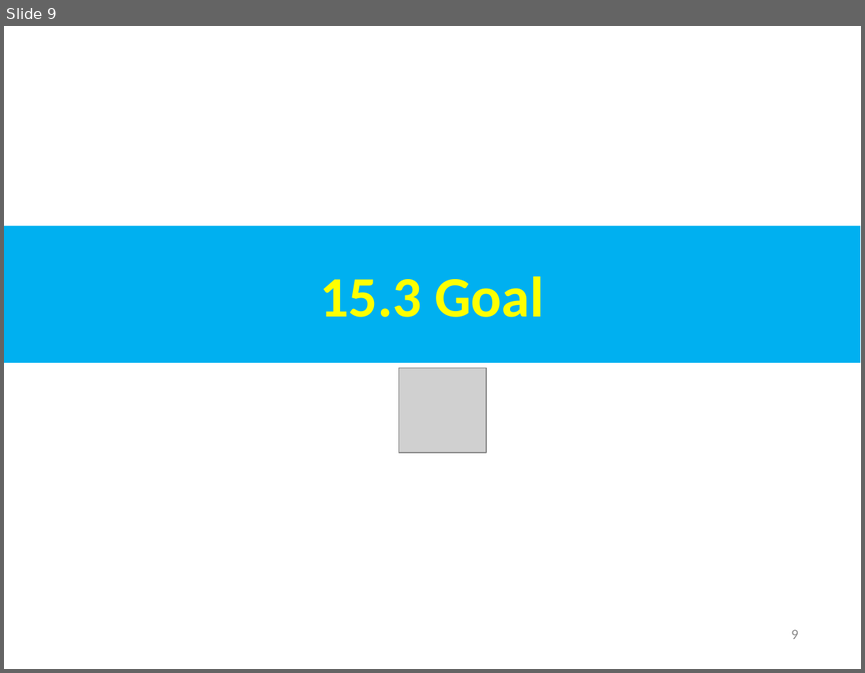
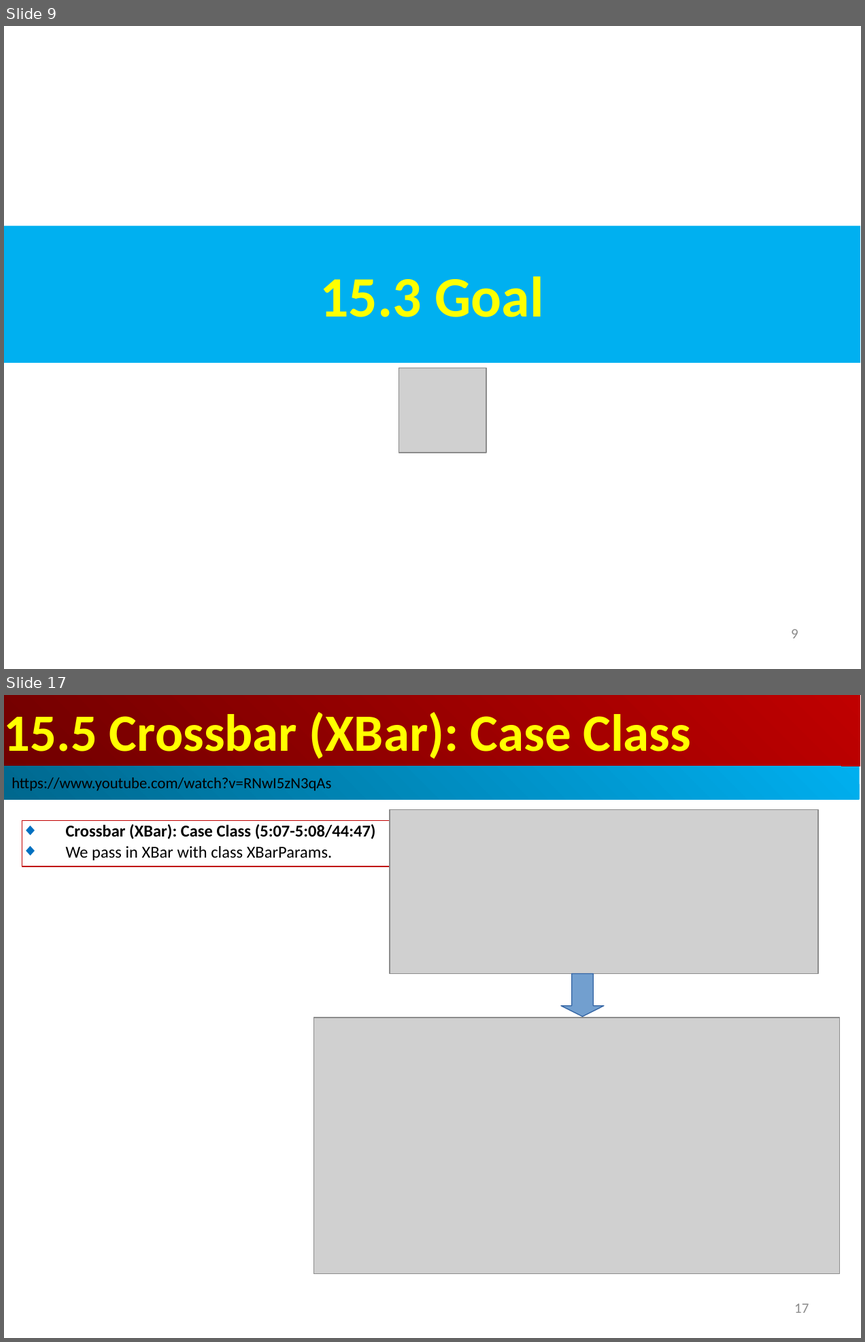
Before and after one commit to peterhchen/AIU_CS800_Chisel, a slide deck: 500_UCSC_HWD/015_Network/000_Video/015.Network.ppt. Shown one above the other, each under a label of ours: slide 9 before the commit, slides 9 and 17 after it; the slides between them are not shown. The pictures are 865x673 and 865x1342 pixels, drawn with LibreOffice and Linux fonts; fonts in the diff are those of the drawing; grey boxes stand for pictures. Boxes give left, top, right and bottom in pixels: in the first picture for what was removed or moved away, otherwise in the second. Text is boxed around its words. In the diff, an @@ line names an element or a change of style, - is before the commit and + after.

```diff
--- a/500_UCSC_HWD/015_Network/000_Video/015.Network.ppt
+++ b/500_UCSC_HWD/015_Network/000_Video/015.Network.ppt
@@ slide 17 added at (4,695,861,1338), background #FFFFFF @@
@@ rectangle added at (4,695,860,766), fill gradient #BF0000 to #710000, 44 pt, text #FFFF00, bold @@
+15.5 Crossbar (XBar): Case Class
@@ rectangle added at (4,766,859,800), fill gradient #00AFEF to #00688E, 13 pt, text #000000 @@
+https://www.youtube.com/watch?v=RNwI5zN3qAs
@@ picture added at (390,810,818,974) @@
@@ rectangle added at (22,820,390,866), outline #C00000 0.74 pt, 14 pt, text #000000, bold @@
+◆ Crossbar (XBar): Case Class (5:07-5:08/44:47)
+◆ We pass in XBar with class XBarParams.
@@ down arrow added at (561,974,604,1016), fill #729FCF, outline #3465A4 0.74 pt @@
@@ picture added at (313,1017,839,1273) @@
@@ page number added at (794,1303,808,1312), 12 pt, text #8B8B8B @@
+17
```
Also in this commit, not shown: 5 slides changed, 9 other slides added, 1 slide removed.
